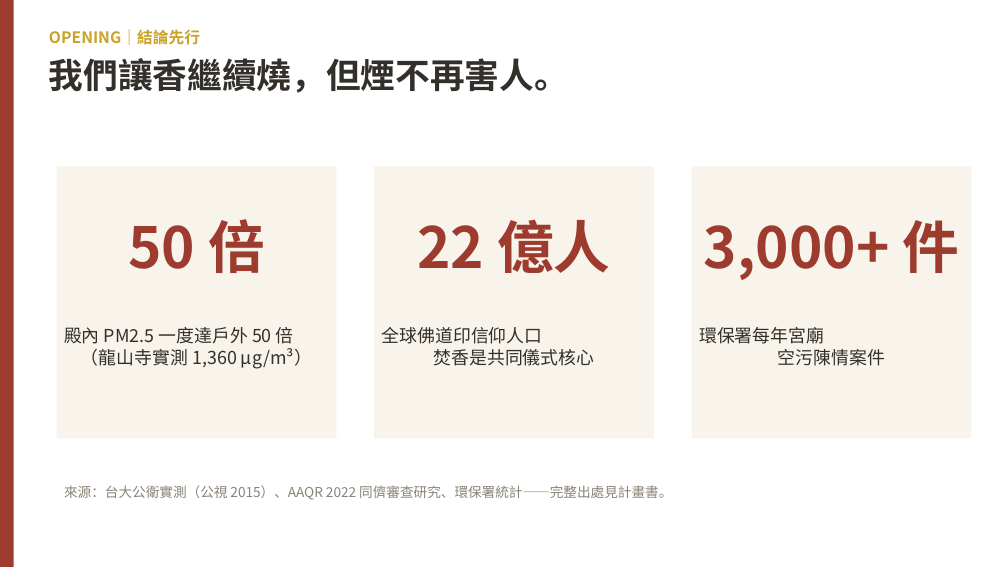
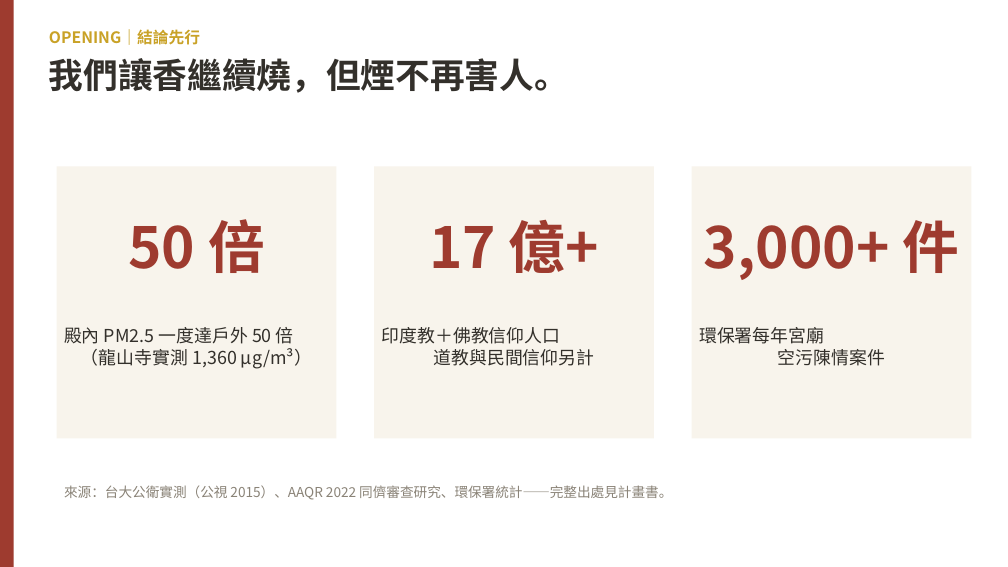
Before and after one commit to feihong9487/WRO2026, a slide deck: slide 2 of 簡報/現場簡報_3分鐘.pptx. Drawn at 1008x567 pixels with LibreOffice and Linux fonts; fonts in the diff are those of the drawing. Boxes give left, top, right and bottom in pixels: in the first picture for what was removed or moved away, otherwise in the second. Text is boxed around its words. In the diff, an @@ line names an element or a change of style, - is before the commit and + after.

```diff
--- a/簡報/現場簡報_3分鐘.pptx
+++ b/簡報/現場簡報_3分鐘.pptx
@@ text at <box>429,219,599,273</box>: text changed @@
-22 億人
+17 億+
@@ text at <box>382,327,595,366</box>: text changed @@
-全球佛道印信仰人口
-焚香是共同儀式核心
+印度教＋佛教信仰人口
+道教與民間信仰另計
```
Also in this commit, not shown: 9 other files.
